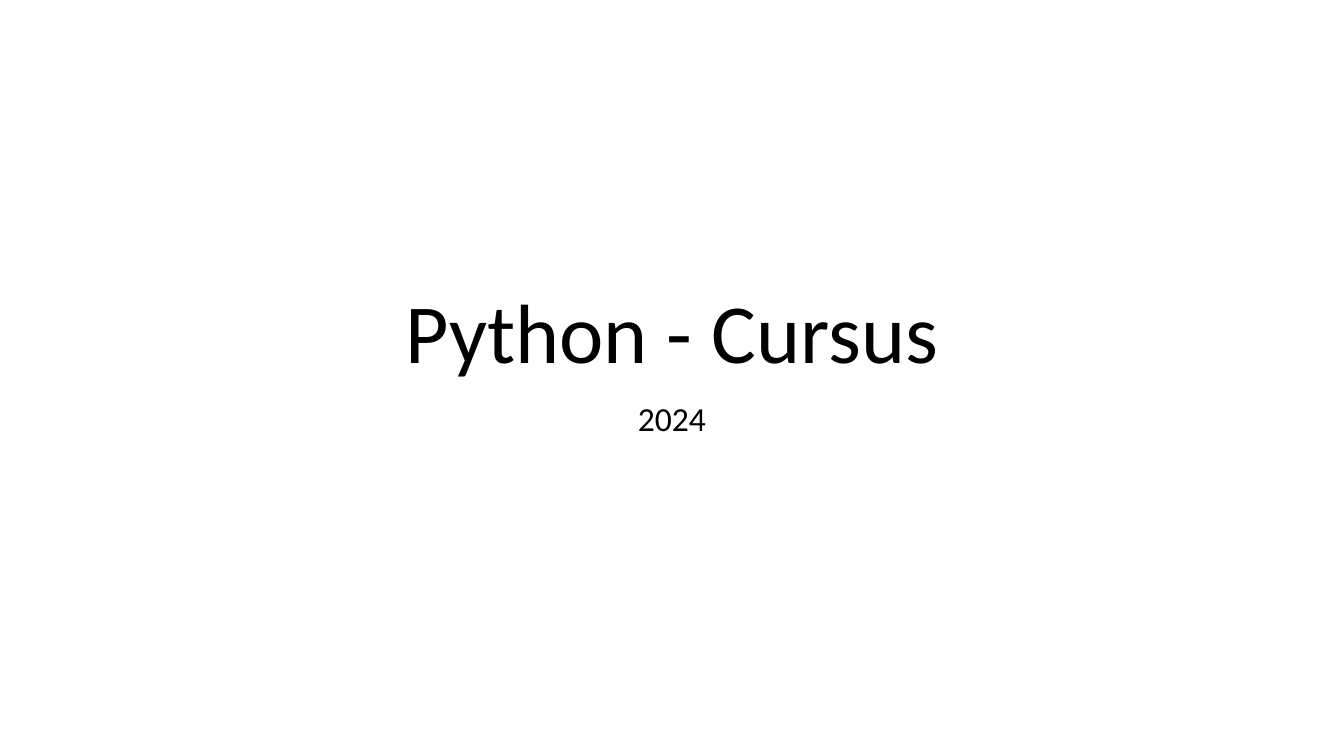
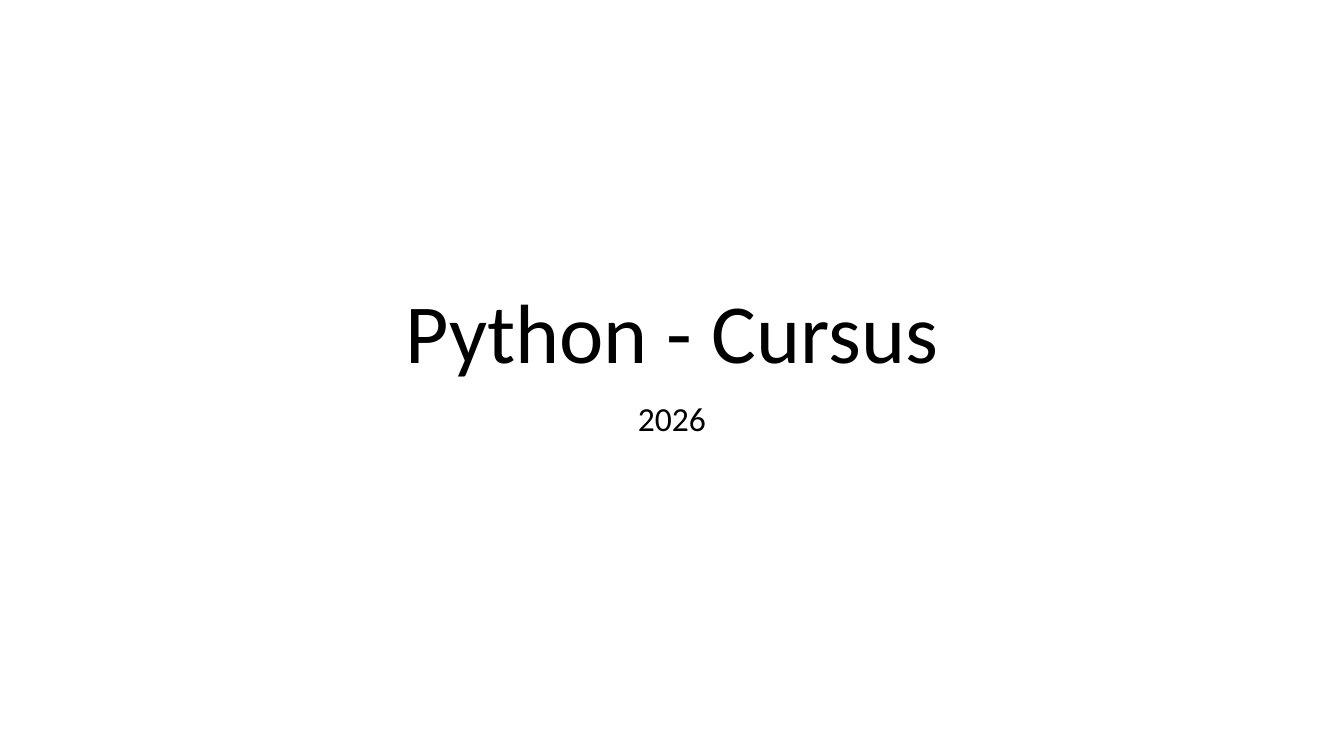
Before and after one commit to LFKoning/knowledge-sharing, a slide deck: slide 1 of python_course_4p/1_venv_package/1_venv_package.pptx. Drawn at 1344x756 pixels with LibreOffice and Linux fonts; fonts in the diff are those of the drawing. Boxes give left, top, right and bottom in pixels: in the first picture for what was removed or moved away, otherwise in the second. Text is boxed around its words. In the diff, an @@ line names an element or a change of style, - is before the commit and + after.

Commit message:
Update Python 4P parts 1 and 2

```diff
--- a/python_course_4p/1_venv_package/1_venv_package.pptx
+++ b/python_course_4p/1_venv_package/1_venv_package.pptx
@@ subtitle at bbox=[638, 408, 706, 432]: text changed @@
-2024
+2026
```
Also in this commit, not shown: 5 other slides changed, 12 slides added, 2 slides removed, 2 other files.
